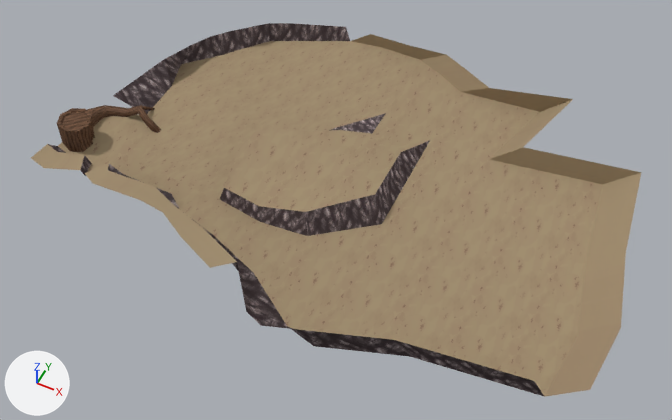
The Blender file Models/level.blend as it was, and as the next commit left it.
Camera for both pictures: a 50 mm lens placed at (91.1, -84.3, 111.5), pointed at (44.9, 8.1, -4.0). The axes (+X, +Y, +Z) are drawn at lower left. The lights are the same throughout.

Objects in the first picture: 'Ground -col', 'TreeStump -col'.
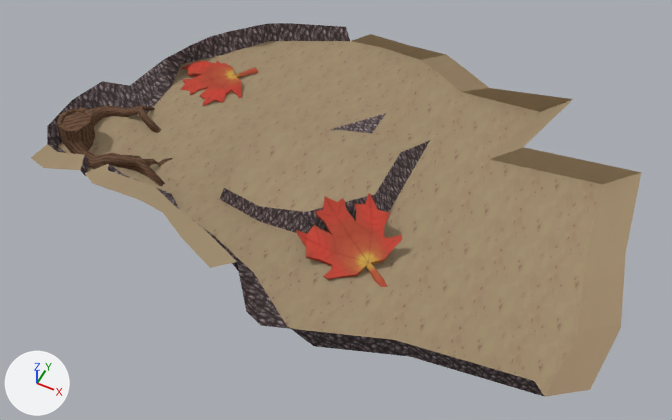
Commit message: Add leaves to the level

What differs and where, as boxes [x1, y1, x2, y2] in the pictures (672 x 420 px; the box of a moved part takes in the faces that stretch with it):
'Leaf -col', added (red): after [296, 193, 402, 287]
'TreeStump -col', reshaped (10% wider, 71% taller): before [57, 105, 161, 152]; after [57, 105, 172, 186]
'Leaf2-col', added (red): after [180, 60, 258, 106]
part 1 of me_cylinder, built on: before [57, 121, 95, 152]; after [57, 121, 172, 186]
part 2 of me_cylinder, moved or reshaped: before [61, 108, 92, 116]; after [61, 107, 92, 116]
part 3 of me_plane, built on: before [113, 59, 171, 114]; after [47, 59, 171, 146]
part 4 of me_plane, surface changed: [108, 23, 543, 396] in both

The change, as a diff of the scene's bpy script:
```diff
--- a/Models/level.blend.py
+++ b/Models/level.blend.py
@@ me_cylinder @@
 # verts and faces of me_cylinder; kept vertices keep their numbers, new ones are numbered from 141
-me_cylinder.from_pydata(...)  # 141 vertices, 131 faces; spans x -2.9..10.8, y -3.3..13.2, z -1.6..5.2
+me_cylinder.from_pydata(...)  # 239 vertices, 224 faces; spans x -2.9..18.0, y -6.6..13.2, z -2.0..5.4
+# me_cylinder part 1
+# 3 vertices are removed from x 0.0..2.1, y -3.3..-2.5, z -0.2..1.2
+# 8 faces are deleted
+# 6 vertices move from x 0.1..3.1, y -2.7..1.2, z 0.7..5.0 to x 0.1..3.1, y -2.7..1.5, z 0.8..5.4
+# 101 vertices are added at x 0.0..18.0, y -6.6..4.0, z -2.0..2.7
+# 83 new faces join them, smooth
+# 18 new faces join them
+# me_cylinder part 2
+verts[53] = (-0.1, 2.5, 5.2)  # moved, pixel (84, 107)
+verts[69] = (-1.6, 1.4, 5.4)  # moved, pixel (72, 107)
 me_cylinder.materials.append(mat_tree)
@@ me_plane @@
 # verts and faces of me_plane; kept vertices keep their numbers, new ones are numbered from 141
-me_plane.from_pydata(...)  # 141 vertices, 120 faces; spans x -3.1..93.3, y -21.5..48.1, z -5.1..5.7
+me_plane.from_pydata(...)  # 144 vertices, 124 faces; spans x -4.0..93.3, y -21.5..48.1, z -5.1..5.7
+# me_plane part 3
+verts[116] = (1.7, 12.6, 3.0)  # moved, pixel (129, 85)
+verts[141] = (-2.2, 10.3, 4.2)  # pixel (102, 81)
+verts[142] = (-4.0, 4.0, 4.2)  # pixel (72, 99)
+verts[143] = (-3.9, -3.0, 3.9)  # pixel (47, 126)
+faces += [(2, 10, 116, 141), (2, 141, 142, 7), (6, 7, 142, 143), (6, 143, 8)]  # mat_cliff (picture img_cliffs_png)
+# me_plane part 4: 32 kept faces spanning x 1.7..87.1, y -21.5..45.7, z -4.1..5.7 get new texture (UV) coordinates
 me_plane.materials.append(mat_dirt)
@@ ob_leaf__col @@
+ob_leaf__col = bpy.data.objects.new('Leaf -col', me_cube_003)  # 71 vertices, 66 faces; spans x 0.0..5.52, y -7.87..5.32, z -0.28..1.22; in mat_leaf_001 (picture img_leaf_texture_001); modifiers MIRROR
+ob_leaf__col.location = (50.4, 1.6, -1.4)
+ob_leaf__col.rotation_euler = (0.249, -0.0494, 1.028)  # degrees (14, -2.8, 59)
+ob_leaf__col.scale = (1.42, 1.42, 1.42)
@@ ob_leaf2_col @@
+ob_leaf2_col = bpy.data.objects.new('Leaf2-col', me_cube_002)  # 71 vertices, 66 faces; spans x 0.0..5.52, y -7.87..5.32, z -0.28..1.22; in mat_leaf (picture img_leaf_texture); modifiers MIRROR
+ob_leaf2_col.location = (11.8, 23.4, 0.0)
+ob_leaf2_col.rotation_euler = (3.036, 0.0443, 5.635)  # degrees (174, 2.5, 323)
+ob_leaf2_col.scale = (1.14, 1.14, 1.14)
```
